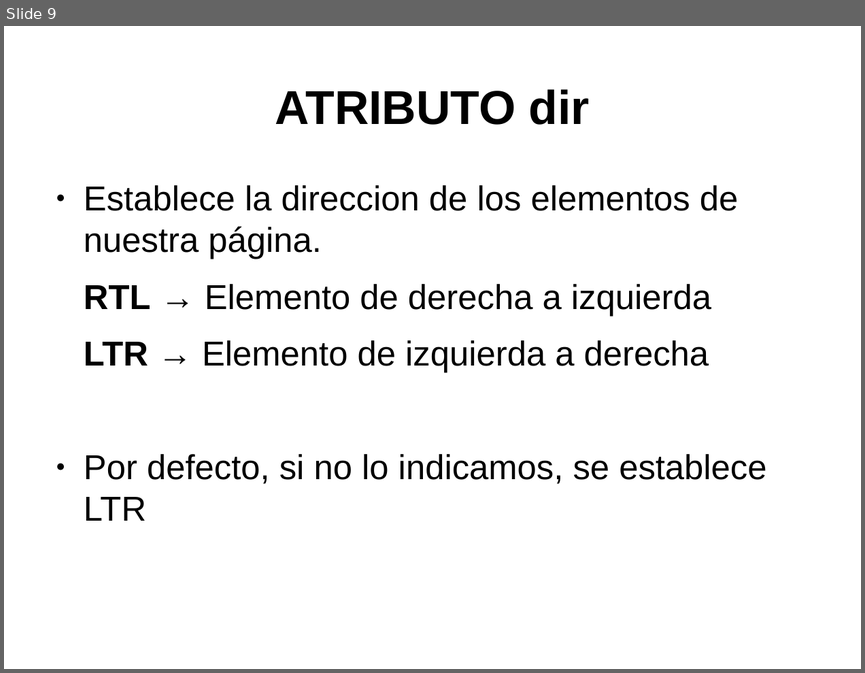
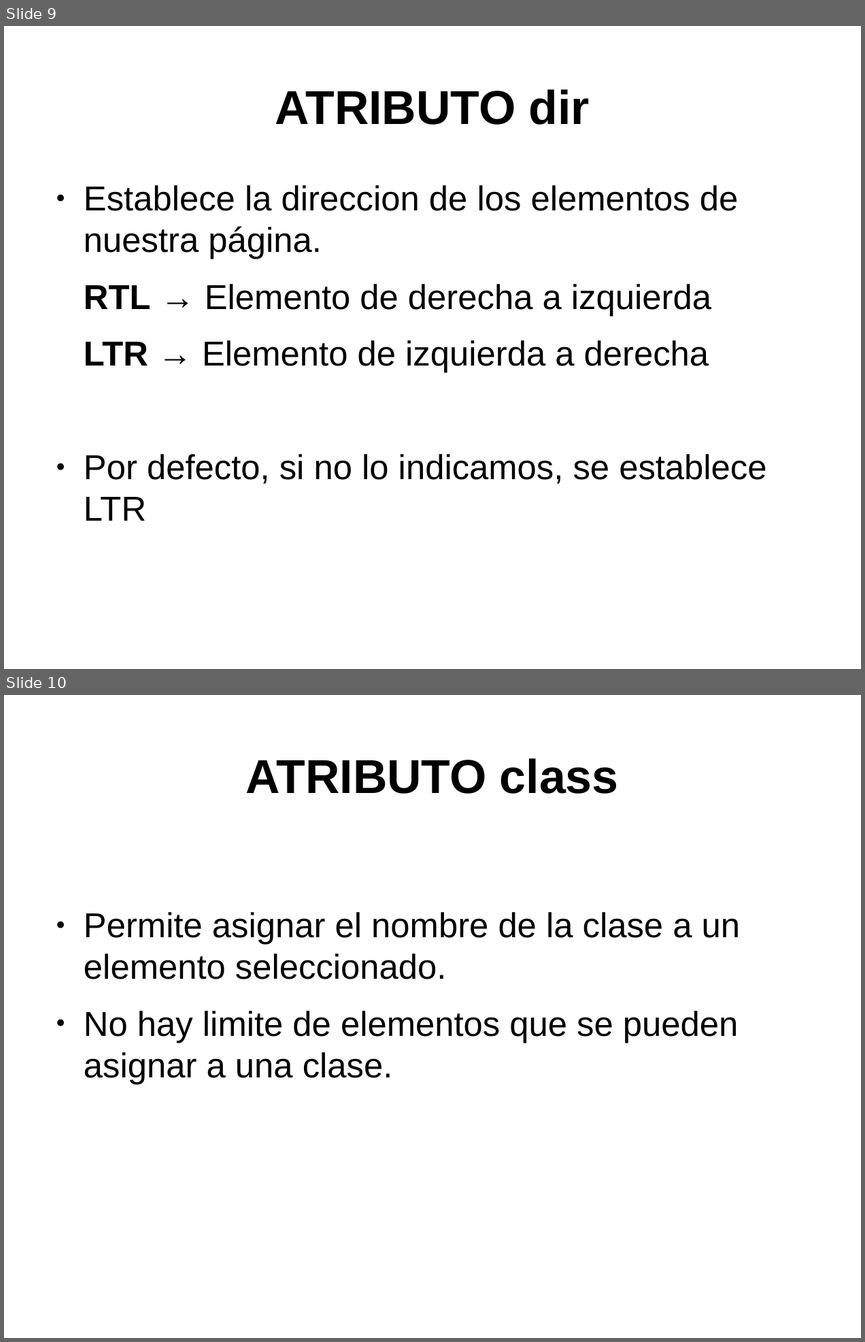
Before and after one commit to toblerone554/CampusInfantil2016, a slide deck: Veteranos/html/PresentaciónHTML.odp. Shown one above the other, each under a label of ours: slide 9 before the commit, slides 9 and 10 after it. The pictures are 865x673 and 865x1342 pixels, drawn with LibreOffice and Linux fonts; fonts in the diff are those of the drawing. Boxes give left, top, right and bottom in pixels: in the first picture for what was removed or moved away, otherwise in the second. Text is boxed around its words. In the diff, an @@ line names an element or a change of style, - is before the commit and + after.

```diff
--- a/Veteranos/html/PresentaciónHTML.odp
+++ b/Veteranos/html/PresentaciónHTML.odp
@@ slide 10 added at <box>4,695,861,1338</box>, background #FFFFFF @@
@@ title added at <box>245,758,619,794</box>, 44 pt, text #000000, bold @@
+ATRIBUTO class
@@ text added at <box>84,912,740,1084</box>, 32 pt, text #000000 @@
+● Permite asignar el nombre de la clase a un elemento seleccionado.
+● No hay limite de elementos que se pueden asignar a una clase.
```
Also in this commit, not shown: 8 other slides added, 10 other files.
